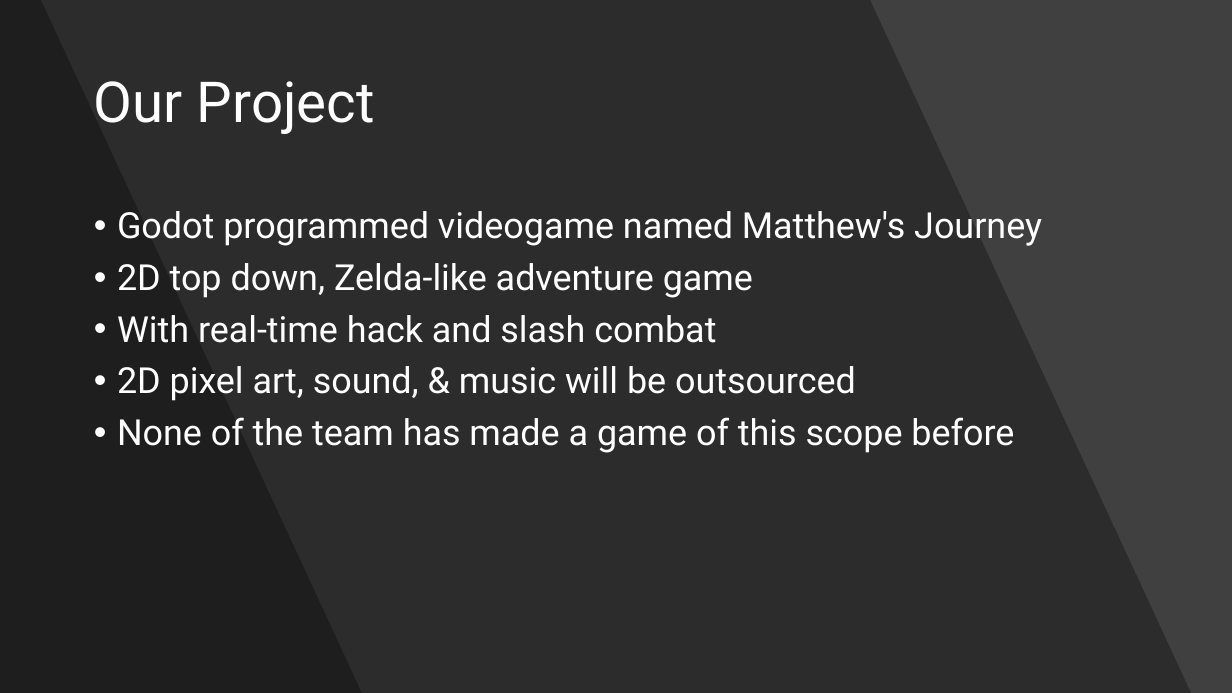
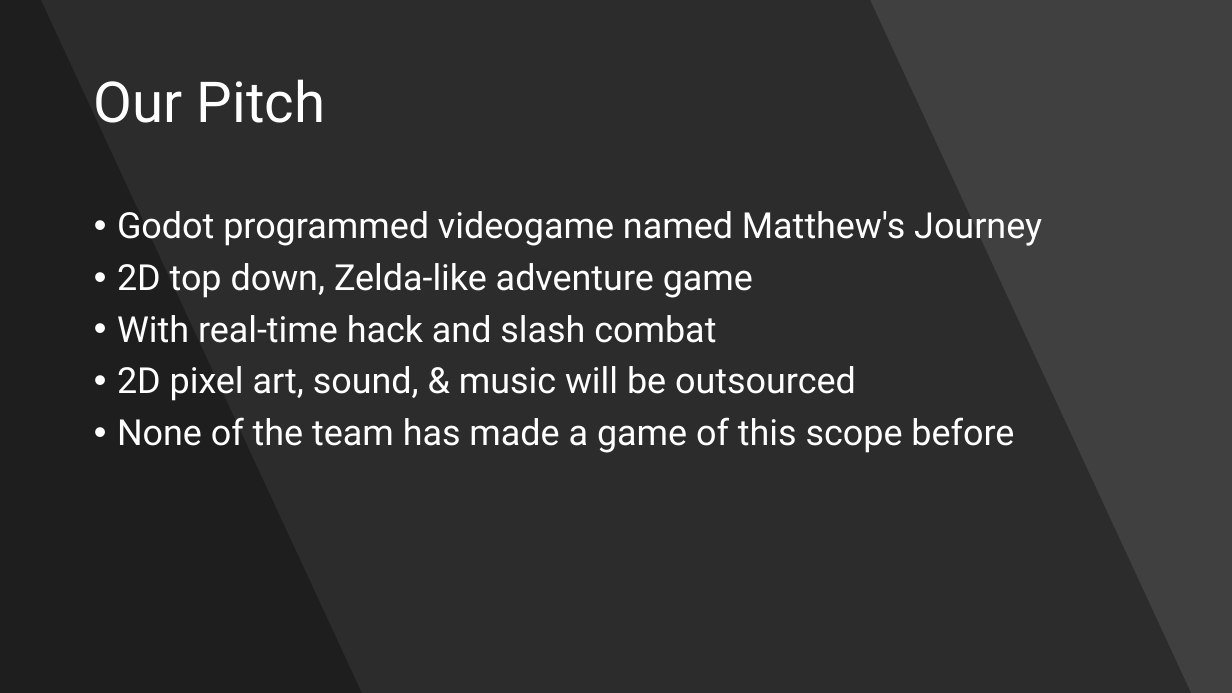
Before and after one commit to WSU-cshimizu/ceg4110-group-project-no-grads, a slide deck: slide 3 of presentation materials/PresentationPowerpoint.pptx. Drawn at 1232x693 pixels with LibreOffice and Linux fonts; fonts in the diff are those of the drawing. Boxes give left, top, right and bottom in pixels: in the first picture for what was removed or moved away, otherwise in the second. Text is boxed around its words. In the diff, an @@ line names an element or a change of style, - is before the commit and + after.

```diff
--- a/presentation materials/PresentationPowerpoint.pptx
+++ b/presentation materials/PresentationPowerpoint.pptx
@@ title at [94, 79, 325, 123]: text changed @@
-Our Project
+Our Pitch
```
Also in this commit, not shown: 1 other slide changed, 4 slides added.
